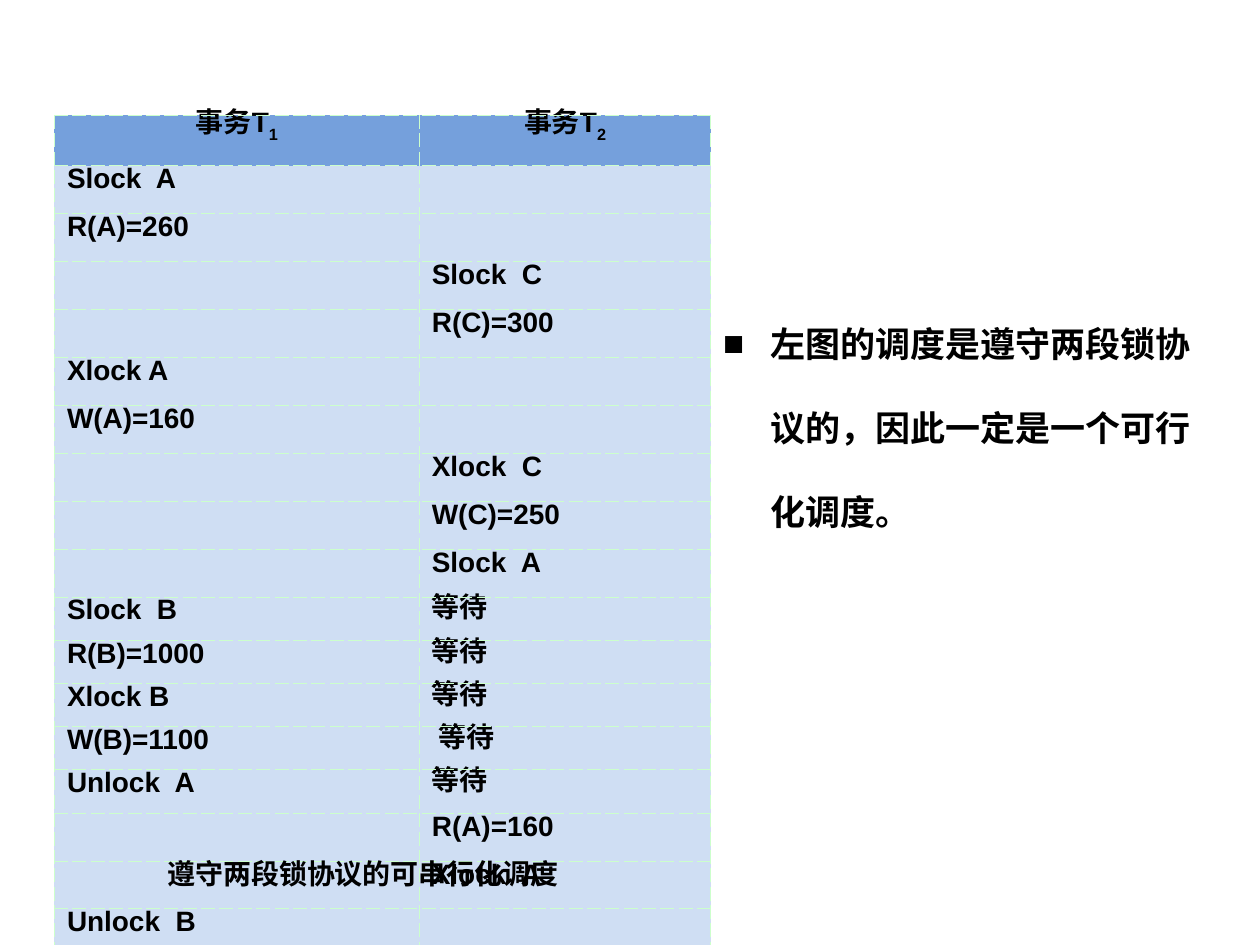
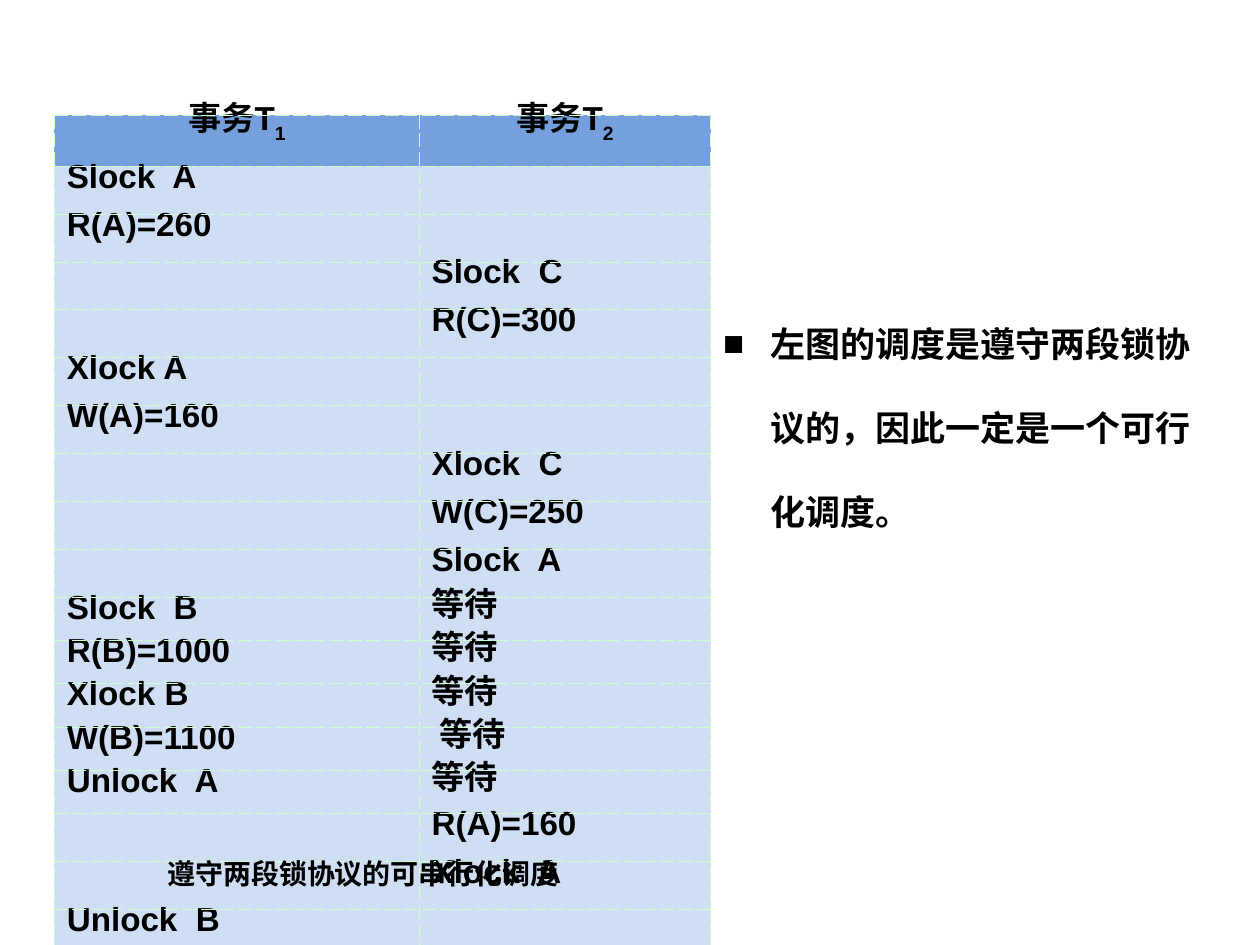
Before and after one commit to HBU/DataBase, a slide deck: slide 71 of PPT/DB第11章.ppt. Drawn at 1260x945 pixels with LibreOffice and Linux fonts; fonts in the diff are those of the drawing; background and template pictures are left out. Boxes give left, top, right and bottom in pixels: in the first picture for what was removed or moved away, otherwise in the second. Text is boxed around its words. In the diff, an @@ line names an element or a change of style, - is before the commit and + after.

```diff
--- a/PPT/DB第11章.ppt
+++ b/PPT/DB第11章.ppt
@@ table at (x1=54, y1=115, x2=711, y2=945) @@
@@ fill #75A0DC to #75A0DD in row 1 @@
@@ size 16 to 19 pt @@
```
Also in this commit, not shown: 22 other slides changed.
